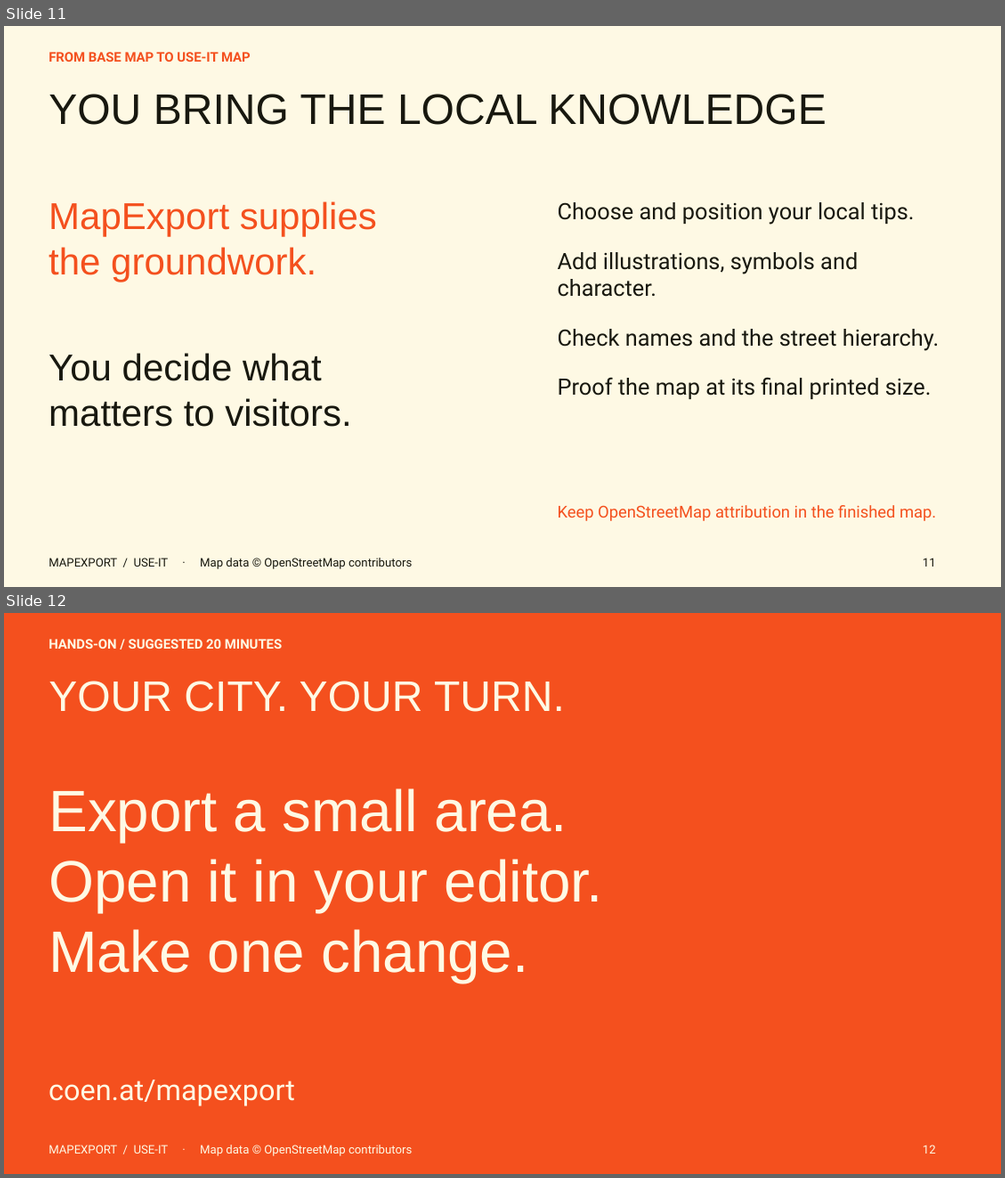
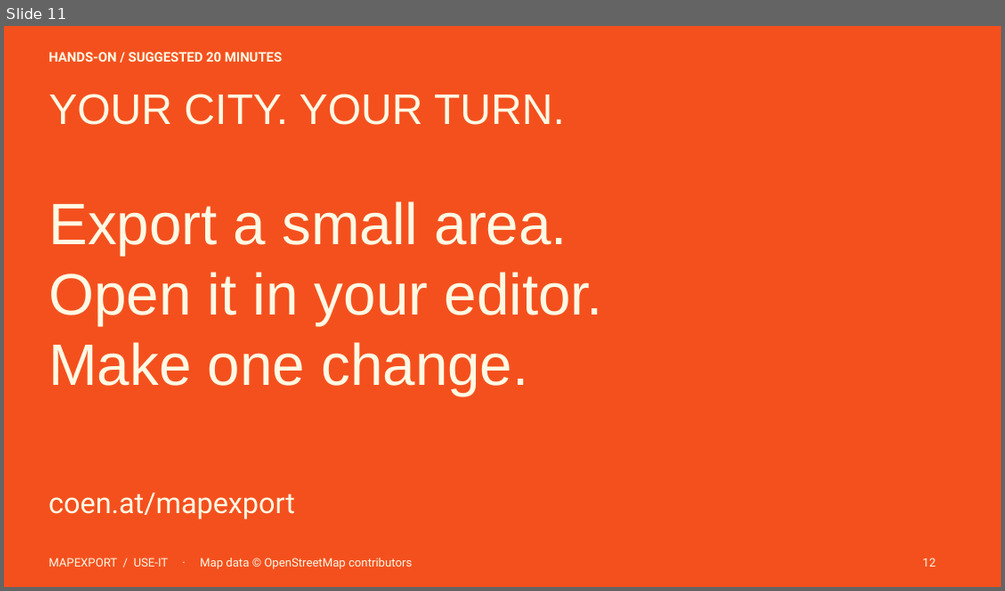
Before and after one commit to shifthappens/MapExport, a slide deck: presentations/mapexport-workshop.pptx. Shown one above the other, each under a label of ours: slides 11 and 12 before the commit, slide 11 after it. The pictures are 1005x1178 and 1005x591 pixels, drawn with LibreOffice and Linux fonts; fonts in the diff are those of the drawing. Boxes give left, top, right and bottom in pixels: in the first picture for what was removed or moved away, otherwise in the second. Text is boxed around its words. In the diff, an @@ line names an element or a change of style, - is before the commit and + after.

Commit message:
docs: update MapExport workshop presentations

```diff
--- a/presentations/mapexport-workshop.pptx
+++ b/presentations/mapexport-workshop.pptx
@@ slide 11 removed at box(4, 26, 1001, 587), background #FEF9E4 @@
@@ text removed at box(48, 52, 251, 62) @@
-FROM BASE MAP TO USE-IT MAP
@@ text removed at box(48, 94, 826, 125) @@
-YOU BRING THE LOCAL KNOWLEDGE
@@ text removed at box(48, 201, 377, 281) @@
-MapExport supplies
-the groundwork.
@@ text removed at box(558, 202, 938, 399) @@
-Choose and position your local tips.
-Add illustrations, symbols and character.
-Check names and the street hierarchy.
-Proof the map at its final printed size.
@@ text removed at box(48, 353, 351, 426) @@
-You decide what
-matters to visitors.
@@ text removed at box(558, 505, 936, 521) @@
-Keep OpenStreetMap attribution in the finished map.
@@ text removed at box(48, 557, 412, 569) @@
-MAPEXPORT / USE-IT · Map data © OpenStreetMap contributors
@@ text removed at box(922, 557, 936, 566) @@
-11
@@ what was slide 12 is now slide 11 @@
```
Also in this commit, not shown: 6 slides changed, 1 other slide removed, 1 other file.
